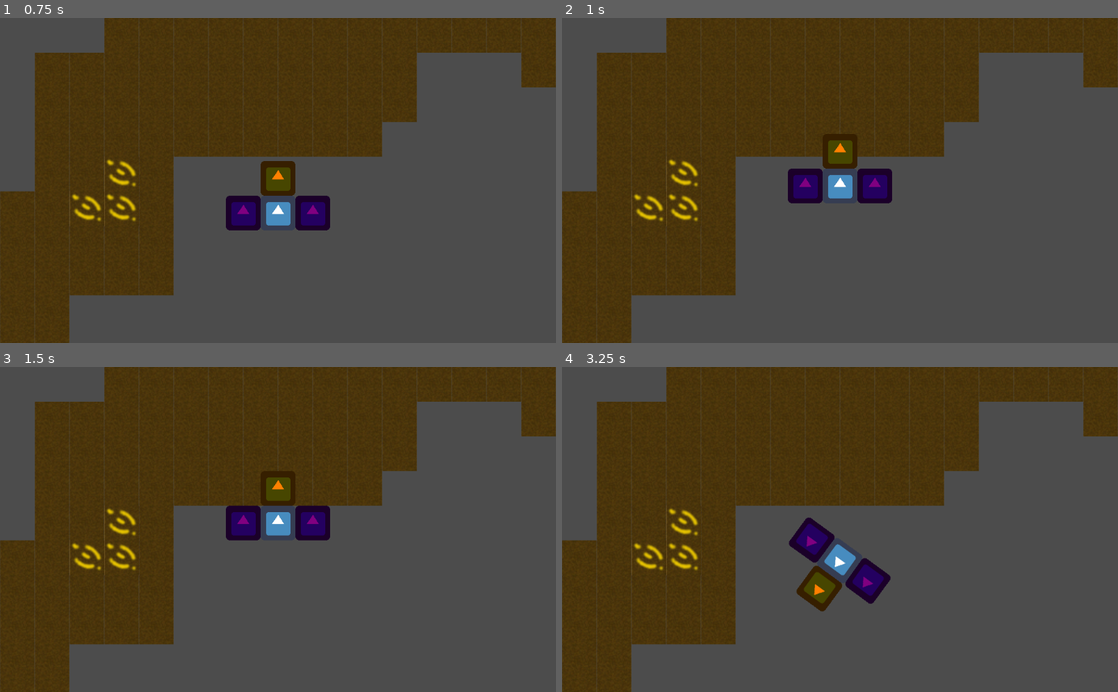
Above: before the commit, frames 1-4 (two rows, left to right).
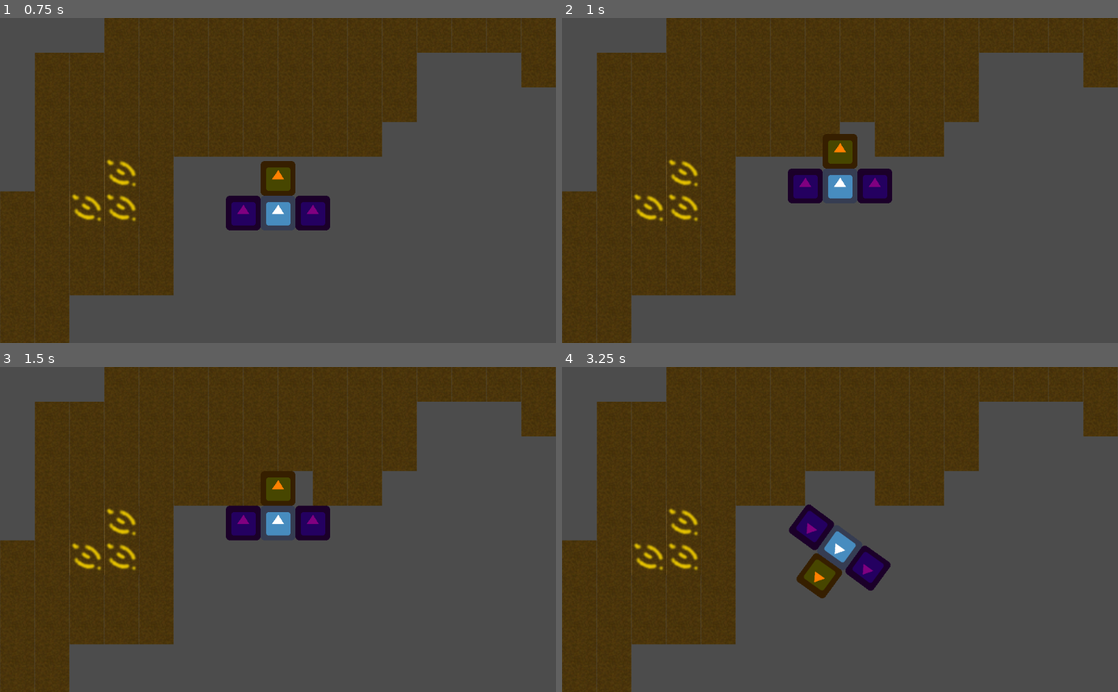
Above: after the commit, the same moments.

Repository: HedgeLizards/minor
Game: Godot game, scene res://scenes/Main.tscn
The game is run twice, just before and just after one commit, with the same random seed, the same clock (stepped at 60 frames per second) and the same inputs. The engine's default icon, where the game draws it, is replaced by a stand-in: a white triangle on a blue panel in a dark square.
Inputs:
- Up to frame 1 (0.75 s): tap Enter at 0.5 s; hold Up (forward) from 0.53 s (still down)
- Up to frame 2 (1 s): keep holding Up (forward)
- Up to frame 3 (1.5 s): keep holding Up (forward)
- Up to frame 4 (3.25 s): tap Space at 2 s; release Up (forward) at 2.03 s; hold Left (turnleft) from 2.03 s (still down)

Frame 1 is identical in both runs. In frame 2, 0.4% of the frame differs, in the area x 50-57%, y 32-43%; in frame 3, 0.3%; in frame 4, 4.2%, in the area x 40-60%, y 32-76%.

Commit message:
mine tiles away with the drill

Diff:
--- a/scenes/Drill.tscn
+++ b/scenes/Drill.tscn
@@ -1,9 +1,17 @@
-[gd_scene load_steps=2 format=2]
+[gd_scene load_steps=3 format=2]
 
 [ext_resource path="res://icon.png" type="Texture" id=1]
 
-[node name="Drill" type="Node2D"]
+[sub_resource type="RectangleShape2D" id=1]
+extents = Vector2( 32, 32 )
+
+[node name="Drill" type="Area2D" groups=["drills"]]
+collision_layer = 0
+collision_mask = 2
 
 [node name="Sprite" type="Sprite" parent="."]
 modulate = Color( 1, 0.501961, 0, 1 )
 texture = ExtResource( 1 )
+
+[node name="CollisionShape2D" type="CollisionShape2D" parent="."]
+shape = SubResource( 1 )
--- a/scenes/Main.tscn
+++ b/scenes/Main.tscn
@@ -1,17 +1,20 @@
-[gd_scene load_steps=3 format=2]
+[gd_scene load_steps=4 format=2]
 
 [ext_resource path="res://scenes/Vehicle.tscn" type="PackedScene" id=1]
 [ext_resource path="res://assets/tileset.tres" type="TileSet" id=2]
+[ext_resource path="res://scripts/WorldTiles.gd" type="Script" id=3]
 
 [node name="Main" type="Node"]
 
-[node name="TileMap" type="TileMap" parent="."]
+[node name="WorldTiles" type="TileMap" parent="."]
 scale = Vector2( 2, 2 )
 tile_set = ExtResource( 2 )
 cell_size = Vector2( 32, 32 )
+collision_layer = 3
 collision_mask = 0
 format = 1
 tile_data = PoolIntArray( 3, 0, 1, 4, 0, 1, 5, 0, 1, 6, 0, 1, 7, 0, 1, 8, 0, 1, 9, 0, 1, 10, 0, 1, 11, 0, 1, 12, 0, 1,  …(2745 unchanged characters)…
+script = ExtResource( 3 )
 
 [node name="Vehicle" parent="." instance=ExtResource( 1 )]
 position = Vector2( 512, 400 )
--- /dev/null
+++ b/scripts/WorldTiles.gd
@@ -0,0 +1,19 @@
+extends TileMap
+
+
+# Declare member variables here. Examples:
+# var a = 2
+# var b = "text"
+
+
+# Called when the node enters the scene tree for the first time.
+func _ready():
+	pass # Replace with function body.
+
+
+func _process(delta):
+	var drills = get_tree().get_nodes_in_group("drills")
+	for drill in drills:
+		var local_position = self.to_local(drill.global_position)
+		var map_position = self.world_to_map(local_position)
+		self.set_cell(map_position.x, map_position.y, -1)
